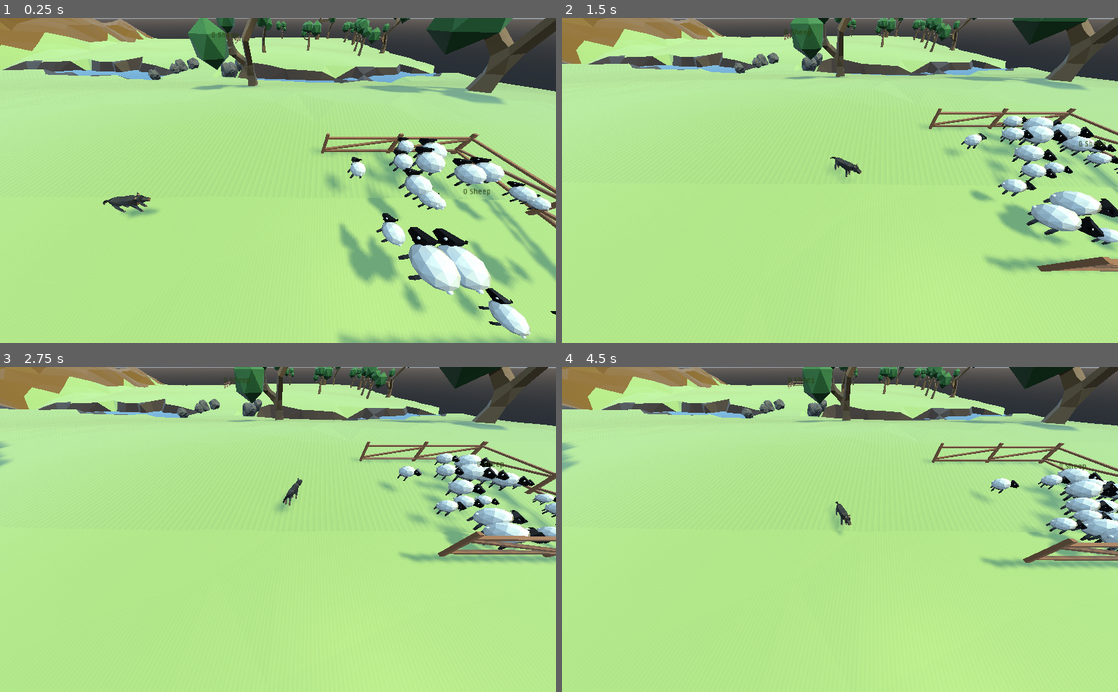
Above: before the commit, frames 1-4 (two rows, left to right).
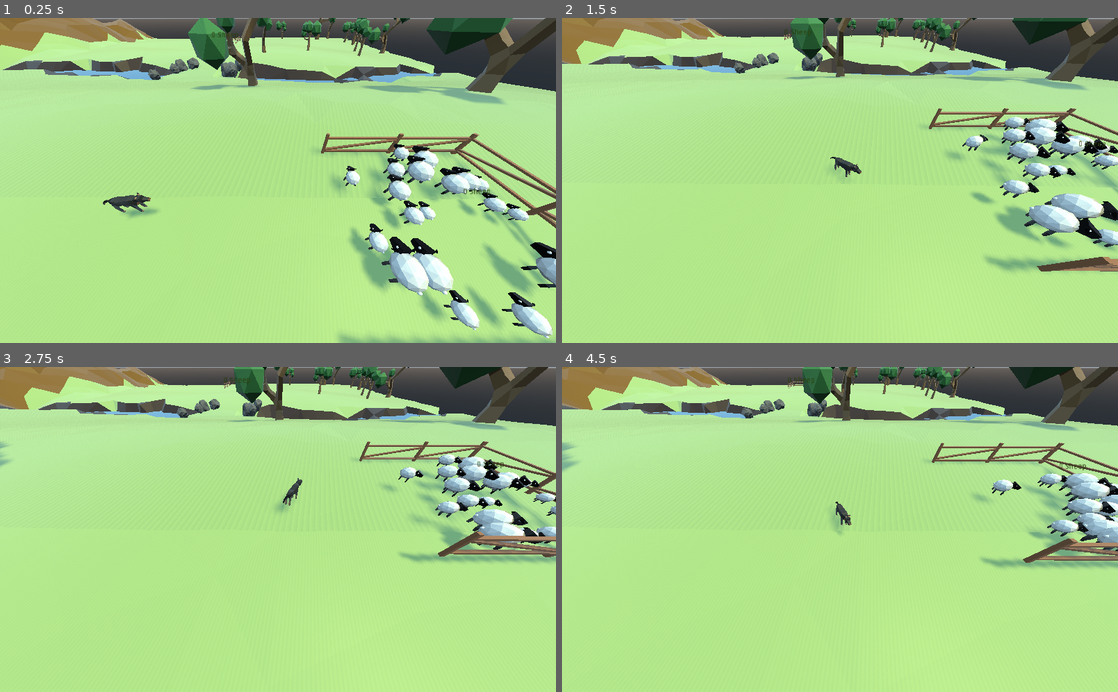
Above: after the commit, the same moments.

Repository: panic-fennecs/ideal-garbanzo
Game: Godot game, scene res://Main.tscn
Same seed, same stepped clock (60 frames per second), same inputs: the game is played once before the commit and once after it. Sound files missing from this copy of the repository are replaced by a short silence.
Inputs (mouse positions are in pixels of both pictures, inside the frame that each line leads up to):
- Up to frame 1 (0.25 s): no input
- Up to frame 2 (1.5 s): tap Enter at 0.5 s; move the mouse to (962, 164) at 0.52 s; click (962, 164) at 0.67 s; drag from (728, 196) to (812, 245) at 1.27 s
- Up to frame 3 (2.75 s): move the mouse to (333, 458) at 2.02 s; click (333, 458) at 2.17 s
- Up to frame 4 (4.5 s): drag from (812, 594) to (673, 480) at 2.77 s; move the mouse to (1006, 578) at 3.52 s; click (1006, 578) at 3.67 s; drag from (673, 480) to (756, 448) at 4.27 s

The runs differ from the first frame. In frame 1, 11% of the frame differs, in the area x 58-100%, y 36-99%; in frame 2, 2.9%; in frame 3, 1.9%; in frame 4, 1.4%.

Commit message:
fixed flying sheeps

Diff:
--- a/Sheep.gd
+++ b/Sheep.gd
@@ -36,6 +36,7 @@
 # var panic = 0
 
 func _ready():
+	randomize()
 	add_to_group("sheep")
 	main = get_node("/root/Main")
 	move_animation = $"MoveAnimation"
@@ -173,8 +174,8 @@
 	else:
 		move_animation.move(Vector3(velocity.x, 0, velocity.y).normalized())
 		var _s = move_and_slide(Vector3(velocity.x, -1, velocity.y), Vector3(0, 1, 0))
-		_s = move_and_collide(Vector3(0, -100, 0))
 		for i in range(get_slide_count()):
 			var col = get_slide_collision(i)
 			if col and col.collider.is_in_group("sheep") and max_velocity > 20:
 				col.collider.push_away(Vector2(col.normal.x, col.normal.z) * -PUSH_FORCE)
+	var _s = move_and_collide(Vector3(0, -100, 0))
